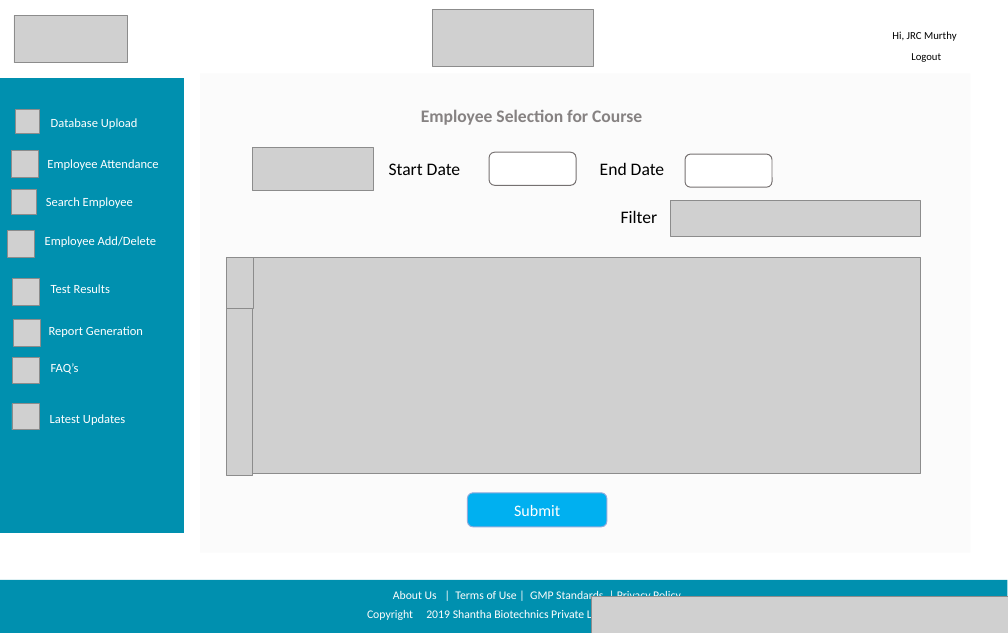
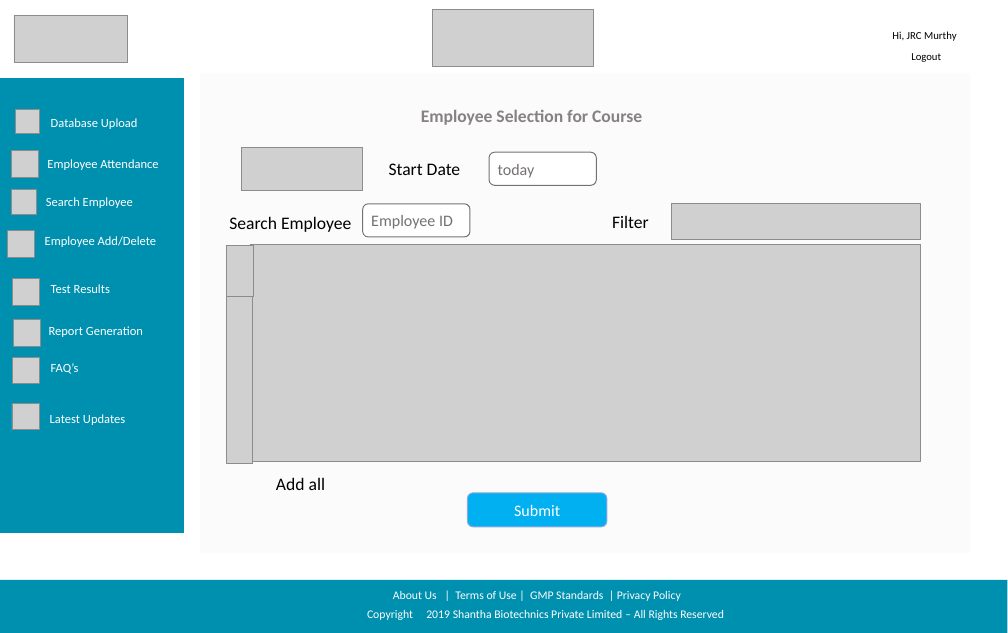
Before and after one commit to sarthakbhutani/Shantha_sih2019, a slide deck: slide 3 of Documentation/Screen Designs/Shanta Sanofi Screen Designs.pptx. Drawn at 1008x633 pixels with LibreOffice and Linux fonts; fonts in the diff are those of the drawing; grey boxes stand for pictures; background and template pictures are left out. Boxes give left, top, right and bottom in pixels: in the first picture for what was removed or moved away, otherwise in the second. Text is boxed around its words. In the diff, an @@ line names an element or a change of style, - is before the commit and + after.

```diff
--- a/Documentation/Screen Designs/Shanta Sanofi Screen Designs.pptx
+++ b/Documentation/Screen Designs/Shanta Sanofi Screen Designs.pptx
@@ picture: place and size @@
-picture at [253, 147, 374, 191]
+picture at [241, 147, 362, 191]
@@ rounded rectangle "today": place and size @@
-rounded rectangle "today" at [489, 152, 576, 185]
+rounded rectangle "today" at [489, 152, 596, 185]
@@ text in rounded rectangle at [498, 164, 535, 178]: text added @@
+today
@@ text removed at [600, 162, 665, 175] @@
-End Date
@@ rounded rectangle removed at [685, 154, 772, 187] @@
@@ rounded rectangle added at [363, 204, 471, 237], fill #FFFFFF, outline #767171 1 pt, 16.5 pt, text #767171 @@
+Employee ID
@@ text "Filter": place and size @@
-text "Filter" at [621, 210, 658, 223]
+text "Filter" at [612, 216, 649, 228]
@@ text added at [229, 216, 351, 232], 18 pt, text #000000 @@
+Search Employee
@@ picture: place and size @@
-picture at [227, 257, 253, 309]
+picture at [227, 245, 253, 296]
@@ picture: place and size @@
-picture at [250, 257, 920, 473]
+picture at [250, 245, 920, 461]
@@ picture: place and size @@
-picture at [227, 309, 253, 476]
+picture at [227, 296, 253, 464]
@@ text added at [276, 477, 325, 490], 18 pt, text #000000 @@
+Add all
@@ picture removed at [592, 596, 1008, 633] @@
```
Also in this commit, not shown: 3 other slides changed, 2 other files.
